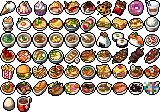
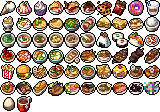
Revision of a layered (160, 112) image; what changed, layer by layer:
added layer "Layer 3" above "Layer 2" over [19,20,76,27]
added layer "Layer 2" (overlay) above "Layer 1" over [19,3,110,25]
